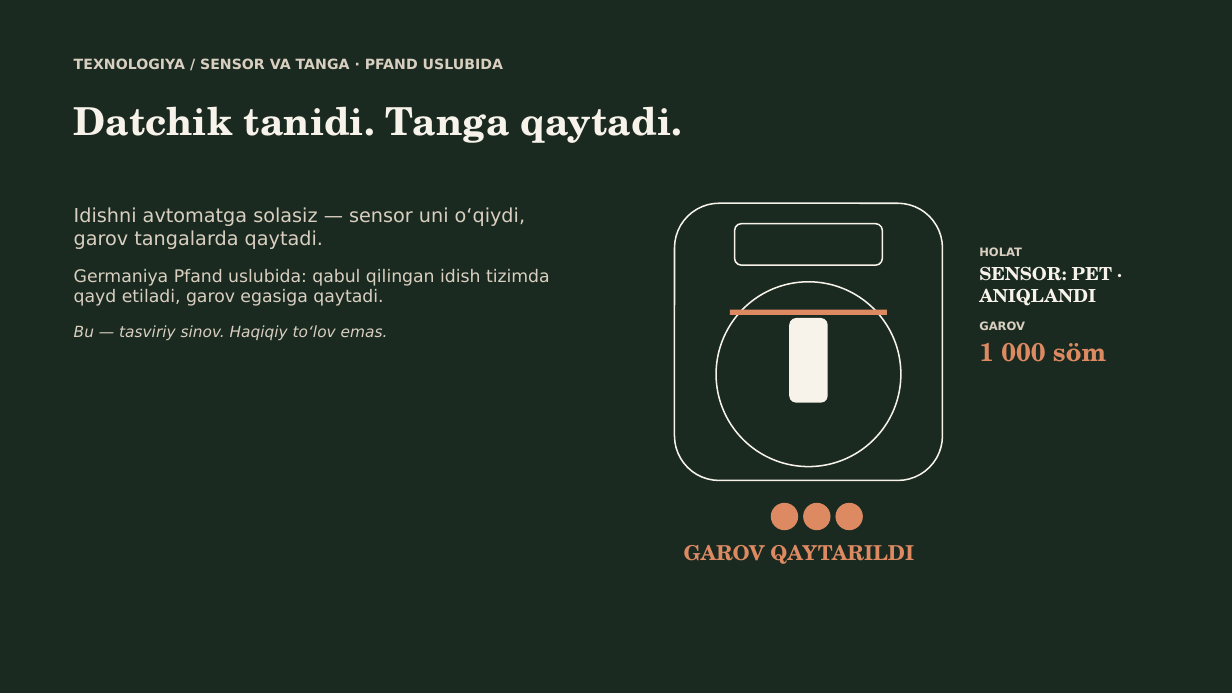
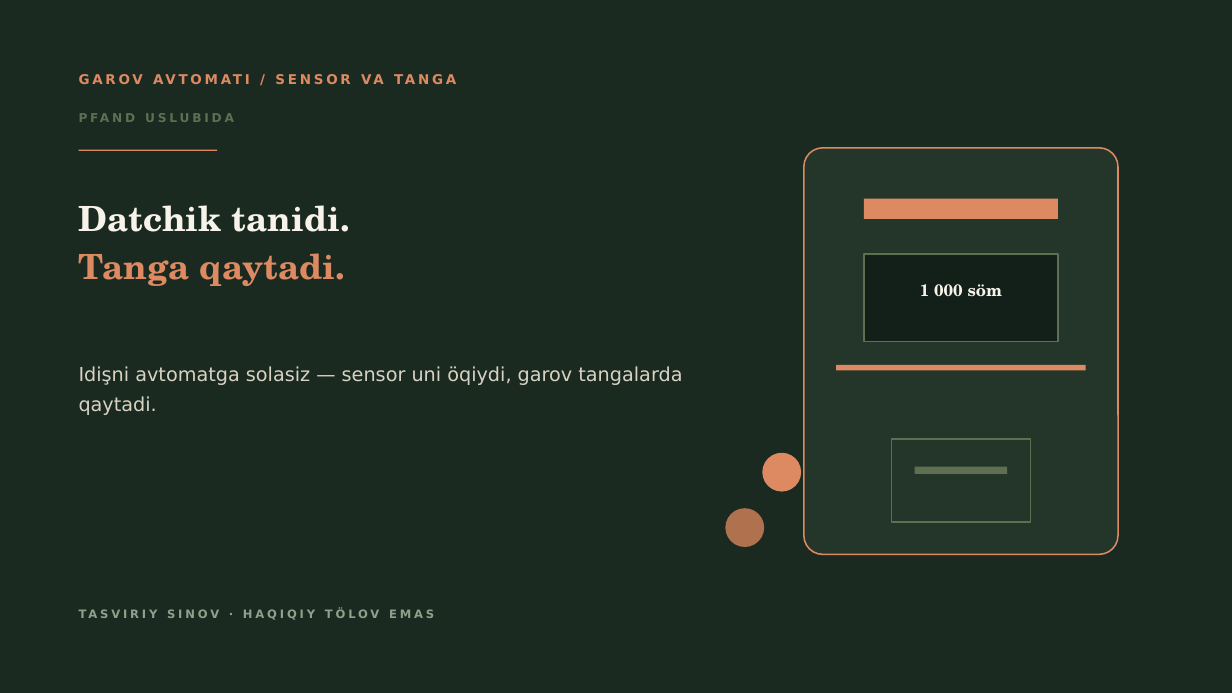
Before and after one commit to jasur-ai/brag, a slide deck: slide 12 of ekologiya-taqdimot.pptx (slide 6 before the commit). Drawn at 1232x693 pixels with LibreOffice and Linux fonts; fonts in the diff are those of the drawing. Boxes give left, top, right and bottom in pixels: in the first picture for what was removed or moved away, otherwise in the second. Text is boxed around its words. In the diff, an @@ line names an element or a change of style, - is before the commit and + after.

```diff
--- a/ekologiya-taqdimot.pptx
+++ b/ekologiya-taqdimot.pptx
@@ text at (361,74,384,84): text changed; size 11 to 10.5 pt; text colour #D8CFC0 to #DD8A63 @@
-TEXNOLOGIYA / SENSOR VA TANGA · PFAND USLUBIDA
+GAROV AVTOMATI / SENSOR VA TANGA
@@ text added at (79,109,910,137), 9.5 pt, text #5F6F52, bold @@
+PFAND USLUBIDA
@@ rounded rectangle added at (804,148,1118,555), fill #24352A, outline #DD8A63 1.2 pt @@
@@ rectangle added at (79,150,217,151), fill #DD8A63 @@
@@ text removed at (74,207,550,340) @@
-Idishni avtomatga solasiz — sensor uni o‘qiydi, garov tangalarda qaytadi.
-Germaniya Pfand uslubida: qabul qilingan idish tizimda qayd etiladi, garov egasiga qaytadi.
-Bu — tasviriy sinov. Haqiqiy to‘lov emas.
@@ text at (79,205,350,286): text changed; size 30 to 27 pt @@
-Datchik tanidi. Tanga qaytadi.
+Datchik tanidi.
+Tanga qaytadi.
@@ rounded rectangle removed at (675,203,943,481) @@
@@ rectangle added at (864,199,1058,219), fill #DD8A63 @@
@@ rounded rectangle removed at (735,224,883,265) @@
@@ rectangle added at (864,254,1058,342), fill #122019, outline #5F6F52 1 pt @@
@@ text at (979,247,1112,330): paragraphs removed @@
-HOLAT
-SENSOR: PET · ANIQLANDI
-GAROV
@@ ellipse removed at (716,282,901,467) @@
@@ text "1 000 söm": place and size @@
-text "1 000 söm" at (979,247,1112,362)
+text "1 000 söm" at (920,284,1003,297)
@@ text "1 000 söm" at (920,284,1003,297): size 20 to 13 pt, text colour #DD8A63 to #F7F3EA; alignment left to centre; line spacing 1 to 1.12 @@
@@ rounded rectangle removed at (790,319,827,402) @@
@@ text added at (79,366,682,415), 15 pt, text #D8D2C2 @@
+Idişni avtomatga solasiz — sensor uni öqiydi, garov tangalarda qaytadi.
@@ rectangle: place and size @@
-rectangle at (730,310,887,315)
+rectangle at (836,365,1086,371)
@@ rectangle added at (892,439,1031,522), outline #5F6F52 1 pt @@
@@ ellipse: place and size @@
-ellipse at (804,504,830,530)
+ellipse at (762,453,801,492)
@@ ellipse at (762,453,801,492): outline #DD8A63 1.2 pt to none @@
@@ rectangle added at (915,467,1007,474), fill #5F6F52 @@
@@ ellipse: place and size @@
-ellipse at (772,504,798,530)
+ellipse at (726,508,764,547)
@@ ellipse at (726,508,764,547): fill #DD8A63 to #B0714F; outline #DD8A63 1.2 pt to none @@
@@ ellipse removed at (836,504,862,530) @@
@@ text removed at (684,545,914,564) @@
-GAROV QAYTARILDI
@@ text added at (79,605,1095,633), 9 pt, text #8FA08C, bold @@
+TASVIRIY SINOV · HAQIQIY TÖLOV EMAS
```
Also in this commit, not shown: 3 other slides changed, 14 slides added, 8 slides removed, 1 other file.
